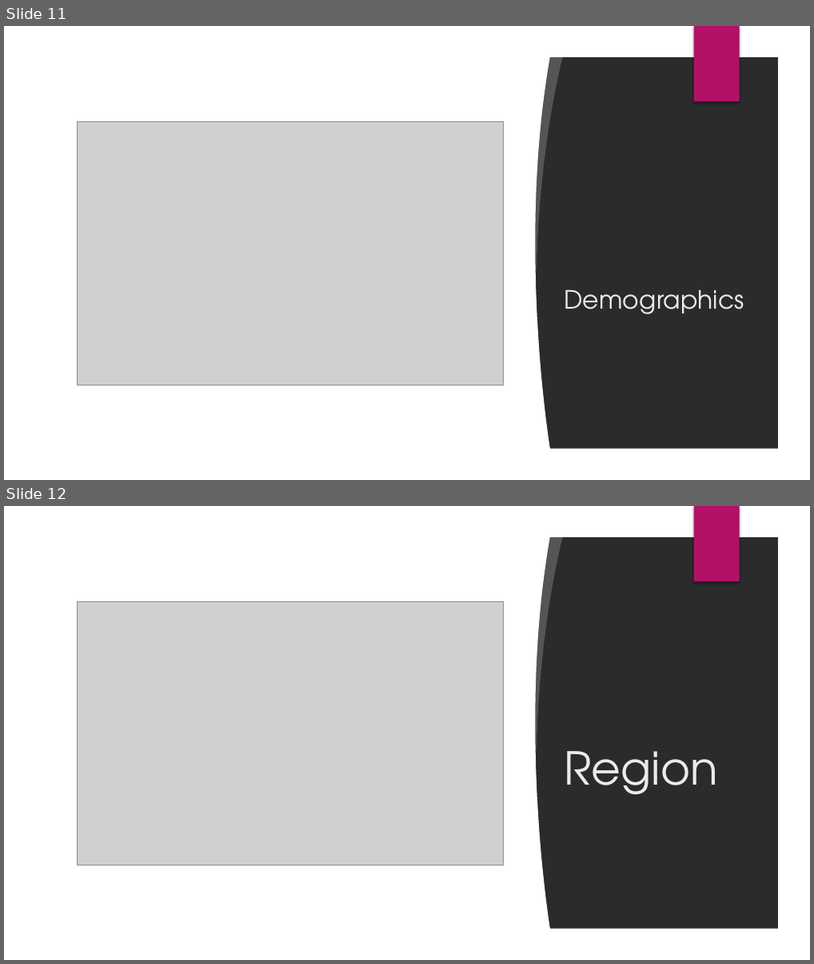
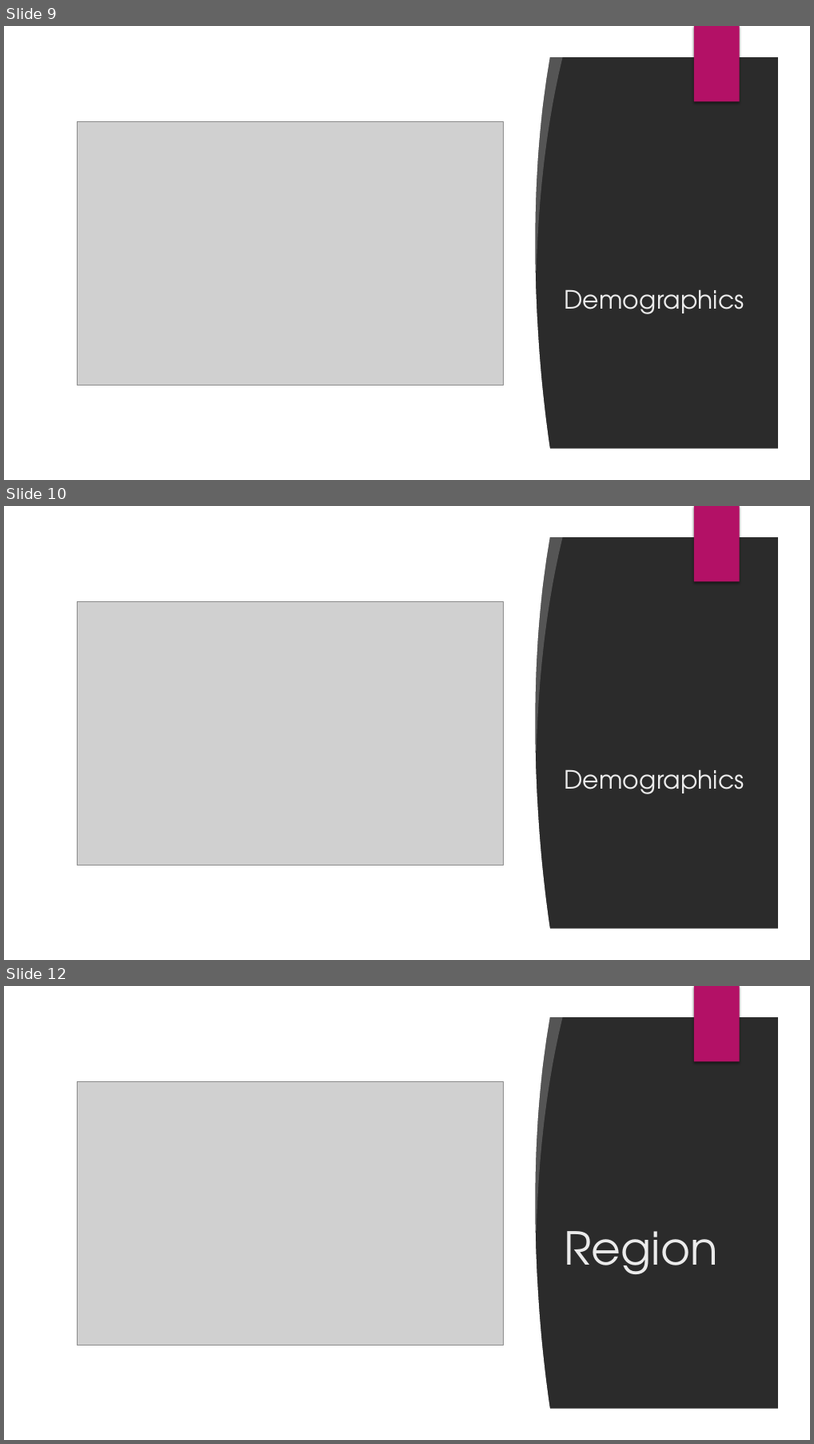
Before and after one commit to louiseshambrook/visit_scotland_final_project, a slide deck: presentation/visit_scotland_presentation.pptx. Shown one above the other, each under a label of ours: slides 11 and 12 before the commit, slides 9, 10 and 12 after it; the slides between them are not shown. The pictures are 814x964 and 814x1444 pixels, drawn with LibreOffice and Linux fonts; fonts in the diff are those of the drawing; grey boxes stand for pictures; background and template pictures are left out; a plain dark background stands for a picture behind light text. Boxes give left, top, right and bottom in pixels: in the first picture for what was removed or moved away, otherwise in the second. Text is boxed around its words. In the diff, an @@ line names an element or a change of style, - is before the commit and + after.

```diff
--- a/presentation/visit_scotland_presentation.pptx
+++ b/presentation/visit_scotland_presentation.pptx
@@ slide 10 added at [4,506,810,960], background picture (left out); not listed: 2 template elements that a slide beside it also shows @@
@@ rectangle added at [32,532,481,933], fill #FFFFFF @@
@@ freeform shape added at [468,532,551,932], fill #FFFFFF @@
@@ freeform shape added at [517,532,563,752], fill #FFFFFF at 20% opacity @@
@@ picture added at [77,601,504,864] @@
@@ title added at [565,769,745,794], 30 pt, text #EBEBEB @@
+Demographics
@@ what was slide 11 is now slide 9 @@
```
Also in this commit, not shown: 1 slide changed, 1 other slide added, 1 slide removed, 4 other files.
